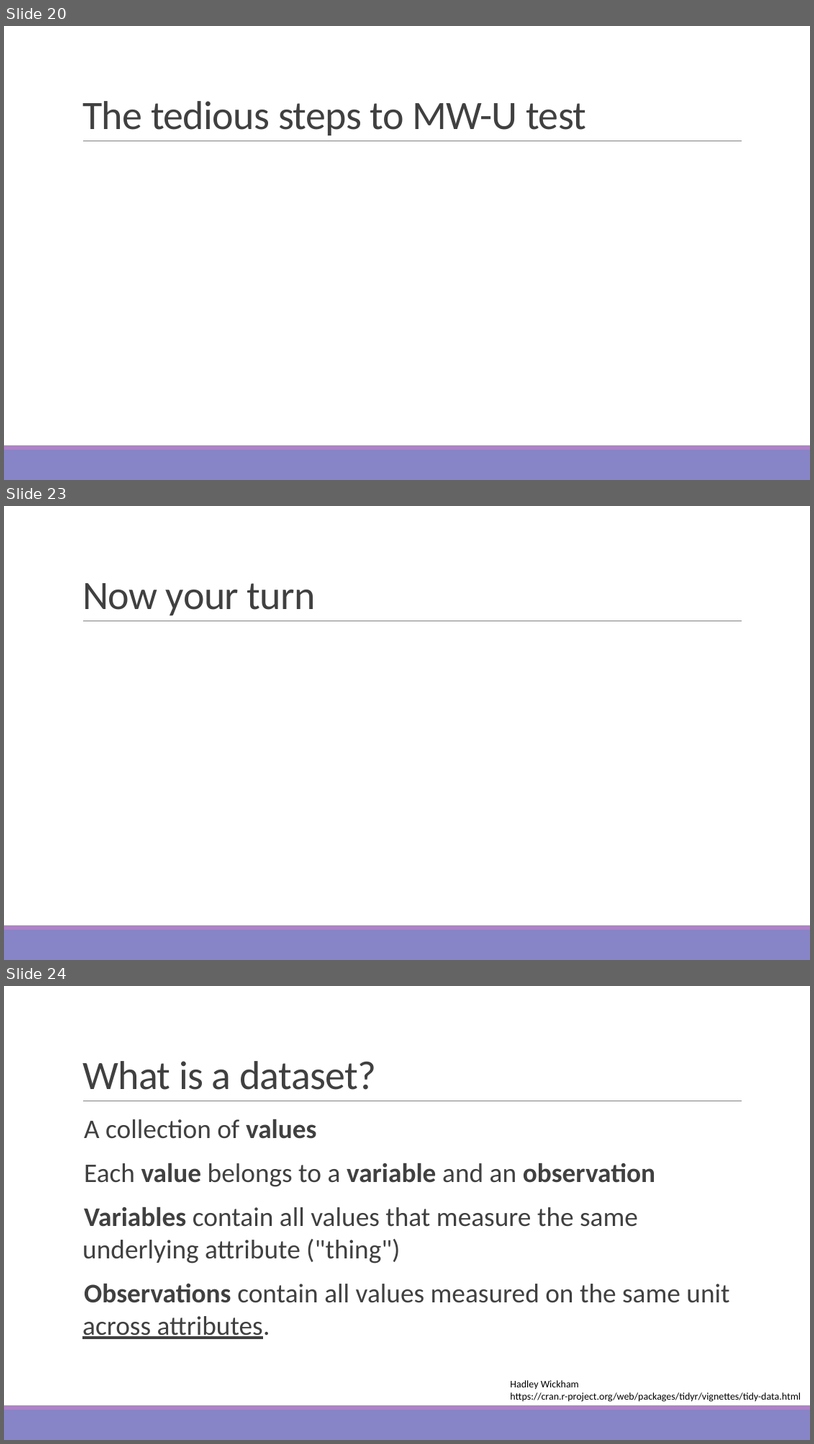
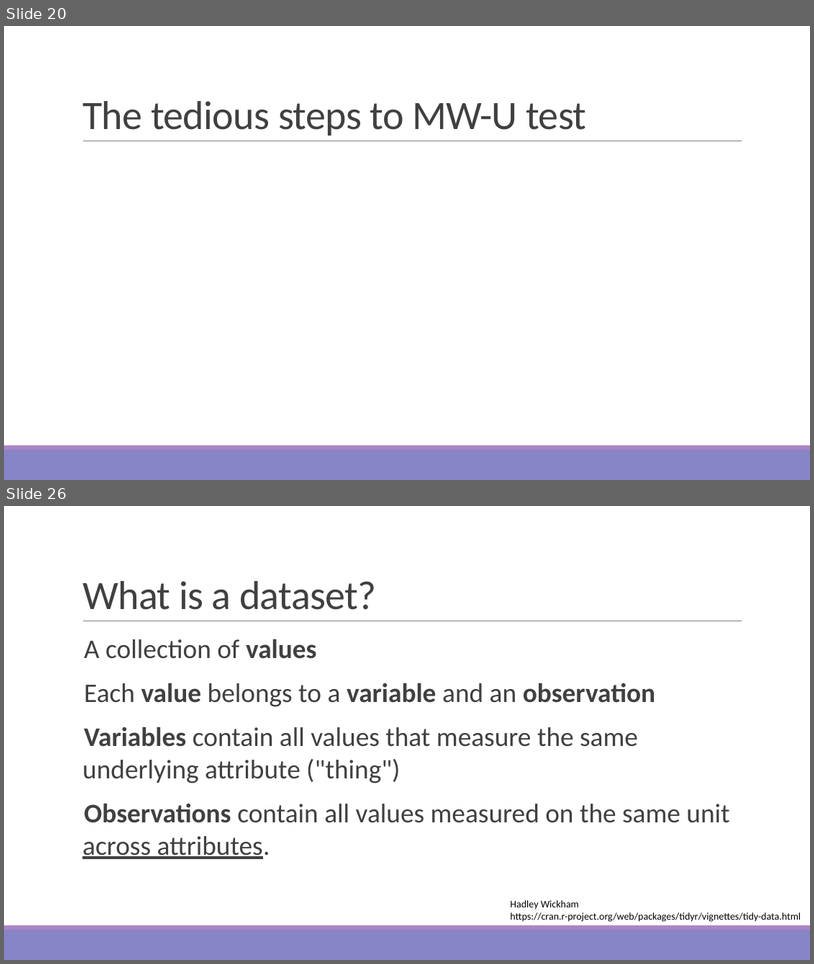
Before and after one commit to sjspielman/bio5312_fall2017, a slide deck: slides/day7_nonparametric_tidyr.pptx. Shown one above the other, each under a label of ours: slides 20, 23 and 24 before the commit, slides 20 and 26 after it; the slides between them are not shown. The pictures are 814x1444 and 814x964 pixels, drawn with LibreOffice and Linux fonts; fonts in the diff are those of the drawing; grey boxes stand for pictures. Boxes give left, top, right and bottom in pixels: in the first picture for what was removed or moved away, otherwise in the second. Text is boxed around its words. In the diff, an @@ line names an element or a change of style, - is before the commit and + after.

```diff
--- a/slides/day7_nonparametric_tidyr.pptx
+++ b/slides/day7_nonparametric_tidyr.pptx
@@ slide 23 removed at [4,506,810,960], background #FFFFFF; not listed: 3 template elements that a slide beside it also shows @@
@@ title removed at [82,583,316,615] @@
-Now your turn
@@ what was slide 24 is now slide 26 @@
```
Also in this commit, not shown: 4 slides changed, 3 slides added, 9 other files.
